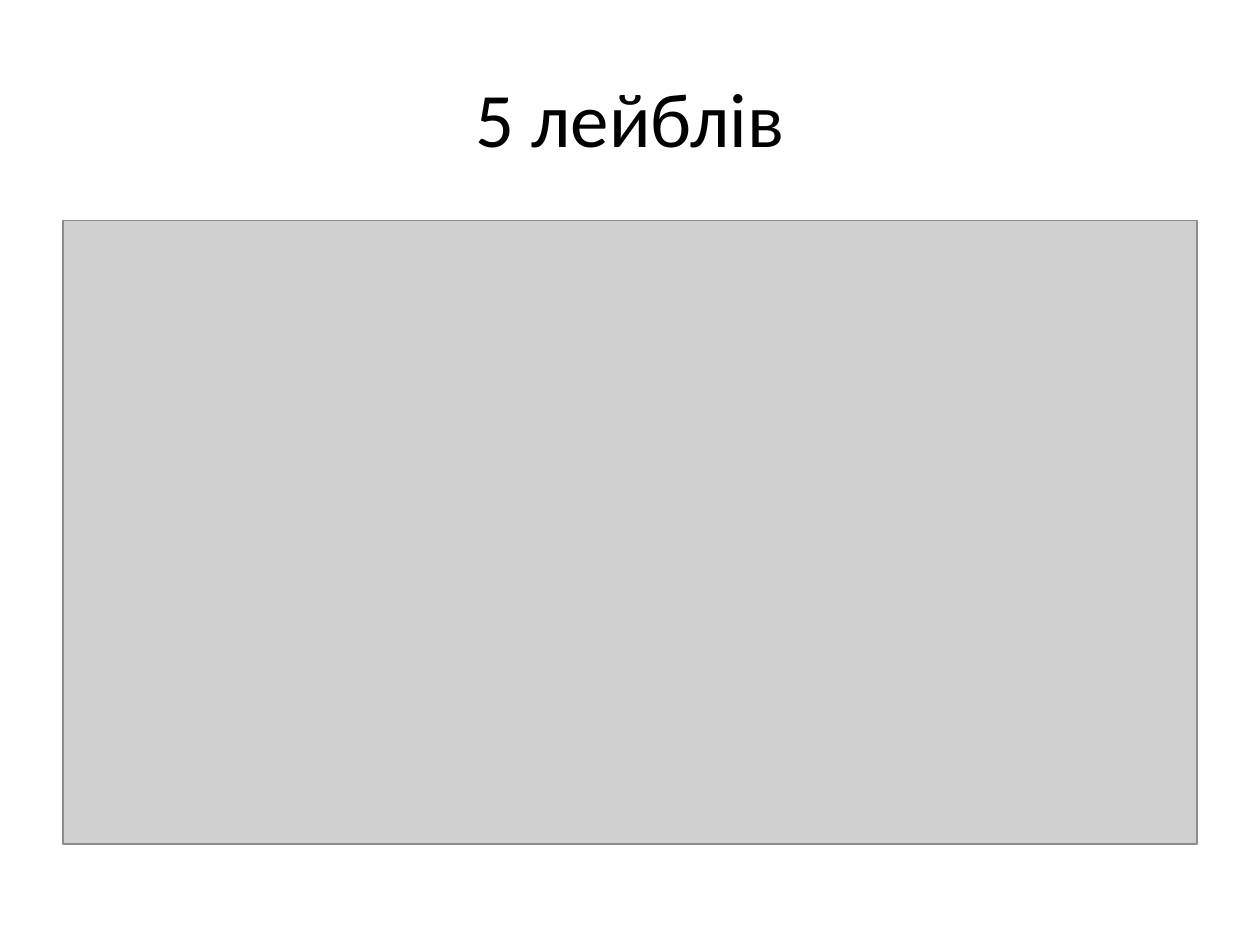
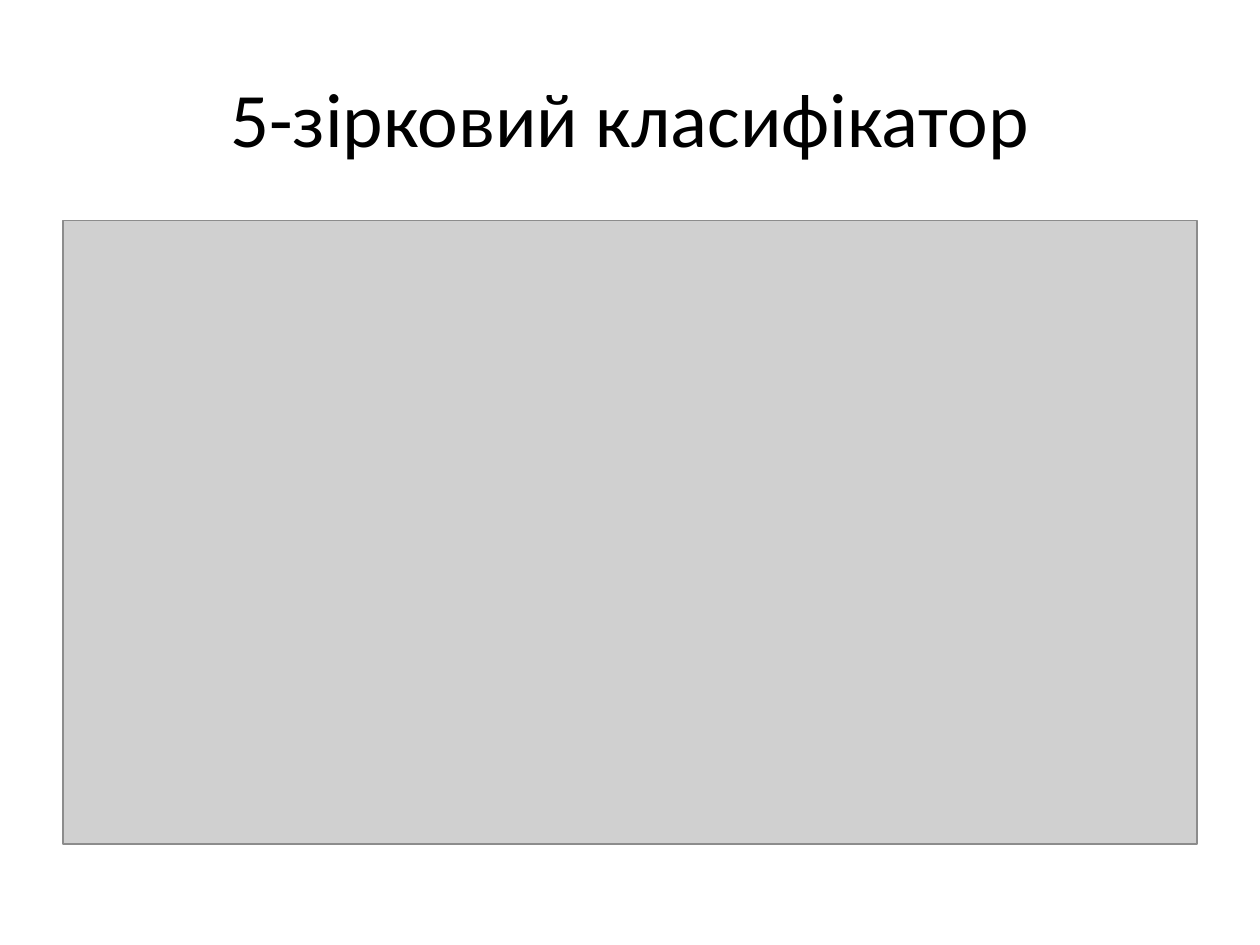
Before and after one commit to danylofitel/Pinocchio, a slide deck: slide 4 of valt_presentation/valt_thesis.pptx. Drawn at 1260x945 pixels with LibreOffice and Linux fonts; fonts in the diff are those of the drawing; grey boxes stand for pictures. Boxes give left, top, right and bottom in pixels: in the first picture for what was removed or moved away, otherwise in the second. Text is boxed around its words. In the diff, an @@ line names an element or a change of style, - is before the commit and + after.

```diff
--- a/valt_presentation/valt_thesis.pptx
+++ b/valt_presentation/valt_thesis.pptx
@@ title at (230,94,1029,160): text changed @@
-5 лейблів
+5-зірковий класифікатор
```
Also in this commit, not shown: 6 other slides changed, 20 slides added, 1 slide removed, 1 other file.
